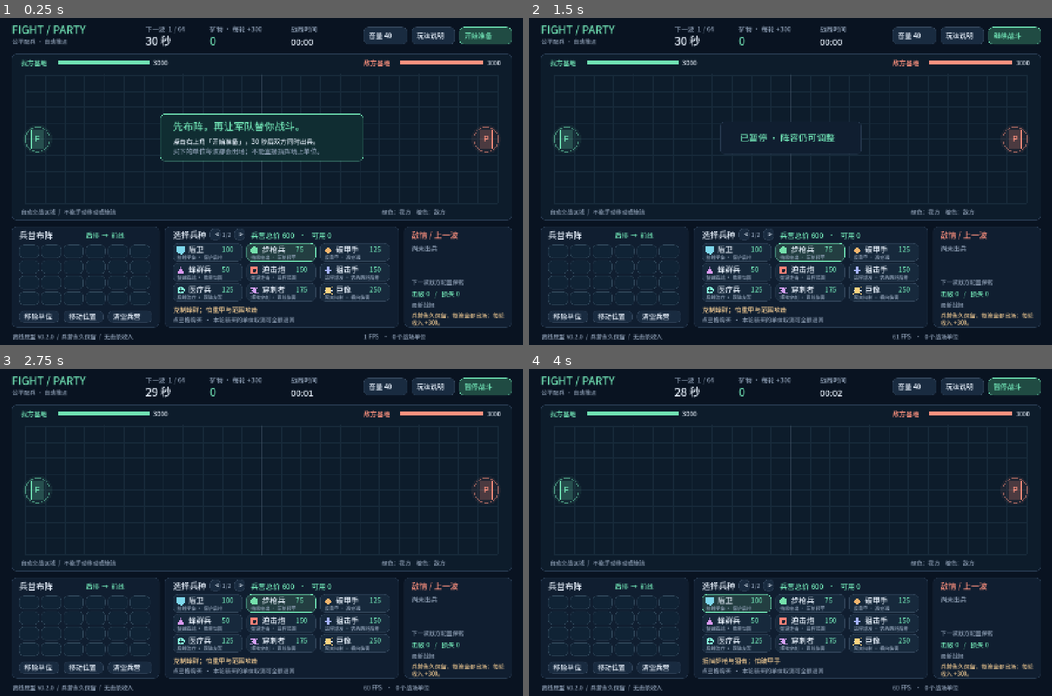
Above: before the commit, frames 1-4 (two rows, left to right).
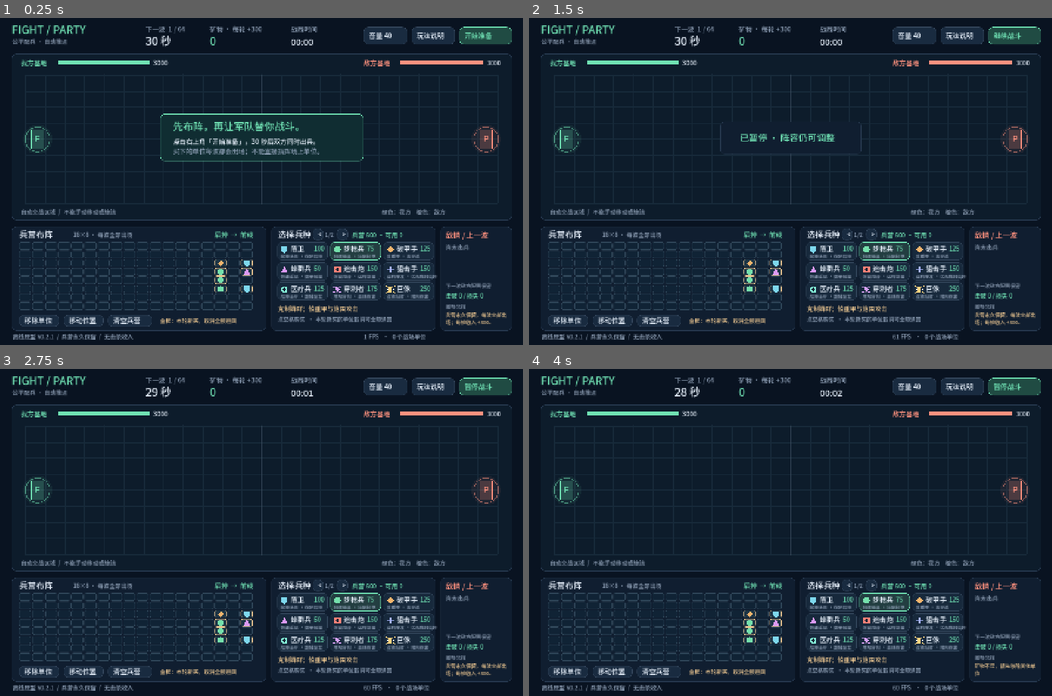
Above: after the commit, the same moments.

Repository: Pickher/FightParty
Game: Godot game, scene res://scenes/main.tscn
The game is run twice, just before and just after one commit, with the same random seed, the same clock (stepped at 60 frames per second) and the same inputs.
Inputs (mouse positions are in pixels of both pictures, inside the frame that each line leads up to):
- Up to frame 1 (0.25 s): no input
- Up to frame 2 (1.5 s): tap Enter at 0.5 s; tap Space at 0.6, 0.77, 1.07, 1.35 s; click (790, 181) at 0.67 s; move the mouse to (685, 197) at 1.27 s; click (685, 197) at 1.42 s
- Up to frame 3 (2.75 s): tap Space at 1.52, 1.82, 2.1 s; move the mouse to (313, 460) at 2.02 s; click (313, 460) at 2.17 s
- Up to frame 4 (4 s): tap Space at 2.75, 2.85, 3.02, 3.32, 3.6, 3.77 s; move the mouse to (764, 597) at 2.77 s; click (764, 597) at 2.92 s; move the mouse to (947, 581) at 3.52 s; click (947, 581) at 3.67 s

The runs differ from the first frame. In frame 1, 9.5% of the frame differs, in the area x 2-98%, y 63-98%; in frame 2, 9.5%; in frame 3, 9.5%; in frame 4, 9.6%.

Commit message:
Expand formation grid to 18x8, speed up spatial queries for large armies (0.2.1)
Co-authored-by: wangzeyu2495 <wangzeyu2495@gmail.com>

Diff:
--- a/project.godot
+++ b/project.godot
@@ -2,7 +2,7 @@
 
 [application]
 config/name="FightParty"
-config/version="0.2.0"
+config/version="0.2.1"
 run/main_scene="res://scenes/main.tscn"
 config/features=PackedStringArray("4.4", "GL Compatibility")
 config/icon="res://assets/icon.svg"
--- a/scripts/battle_sim.gd
+++ b/scripts/battle_sim.gd
@@ -288,7 +288,10 @@
 	var found: Array = []
 	for x in range(floori((pos.x - radius) / BUCKET), floori((pos.x + radius) / BUCKET) + 1):
 		for y in range(floori((pos.y - radius) / BUCKET), floori((pos.y + radius) / BUCKET) + 1):
-			for unit in buckets.get(Vector2i(x,y), []):
+			var bucket = buckets.get(Vector2i(x,y))
+			if bucket == null:
+				continue
+			for unit in bucket:
 				if pos.distance_squared_to(unit.pos) <= radius * radius:
 					found.append(unit)
 	return found
@@ -300,7 +303,10 @@
 	var fy := floori(pos.y / FINE)
 	for x in range(fx - 1, fx + 2):
 		for y in range(fy - 1, fy + 2):
-			for unit in fine_buckets.get(Vector2i(x, y), []):
+			var bucket = fine_buckets.get(Vector2i(x, y))
+			if bucket == null:
+				continue
+			for unit in bucket:
 				if pos.distance_squared_to(unit.pos) <= FINE * FINE:
 					found.append(unit)
 	return found
@@ -308,10 +314,16 @@
 func _weapon_stats(unit: Dictionary) -> Dictionary:
 	return DefenderZone.weapon(self,unit) if catalog[unit.kind].get("skills",{}).has("defender_zone") else catalog[unit.kind]
 
+## 索敌热点：避免 get(key, 默认数组) 每次创建临时容器。
 func _can_hit_unit(unit: Dictionary, other: Dictionary, weapon: Dictionary) -> bool:
-	if not weapon.get("target_layers",["ground"]).has(catalog[other.kind].get("layer","ground")):
+	var layers = weapon.get("target_layers")
+	var layer = catalog[other.kind].get("layer")
+	if layer == null:
+		layer = "ground"
+	if (layer != "ground") if layers == null else not layers.has(layer):
 		return false
-	return not catalog[unit.kind].get("skills",{}).has("defender_zone") or DefenderZone.contains(self,unit,other.pos)
+	var skills = catalog[unit.kind].get("skills")
+	return skills == null or not skills.has("defender_zone") or DefenderZone.contains(self,unit,other.pos)
 
 ## 发现范围是自身射程的 150%；尚未开火时，每步重新选择追击目标。
 ## 开火后优先保持目标，直到其死亡、撤离或离开攻击范围；0 表示尚未锁定。
@@ -336,7 +348,10 @@
 		if not sniper and best_score < float(ring - 1) * BUCKET:
 			break
 		for key in _ring_cells(area, ring):
-			for other in enemies.get(key, []):
+			var bucket = enemies.get(key)
+			if bucket == null or (not sniper and _cell_distance(unit.pos, key) > minf(best_score, radius)):
+				continue
+			for other in bucket:
 				if other.hp <= 0:
 					continue
 				var distance: float = unit.pos.distance_to(other.pos)
@@ -360,7 +375,10 @@
 		if best_distance < float(ring - 1) * BUCKET:
 			break
 		for key in _ring_cells(area, ring):
-			for other in enemies.get(key, []):
+			var bucket = enemies.get(key)
+			if bucket == null or _cell_distance(unit.pos, key) > minf(best_distance, radius):
+				continue
+			for other in bucket:
 				if other.hp <= 0 or catalog[other.kind].get("layer","ground") != "ground":
 					continue
 				var distance: float = unit.pos.distance_to(other.pos)
@@ -370,6 +388,12 @@
 					best = other
 					best_distance = distance
 	return best
+
+## 点到某个空间桶矩形的最短距离；大于当前最佳距离的桶不可能有更近目标。
+func _cell_distance(pos: Vector2, key: Vector2i) -> float:
+	var dx: float = maxf(maxf(float(key.x) * BUCKET - pos.x, pos.x - float(key.x + 1) * BUCKET), 0.0)
+	var dy: float = maxf(maxf(float(key.y) * BUCKET - pos.y, pos.y - float(key.y + 1) * BUCKET), 0.0)
+	return sqrt(dx * dx + dy * dy)
 
 ## 搜索圆的包围盒（按空间桶编号）与需要搜索的环数。
 func _search_area(pos: Vector2, radius: float) -> Dictionary:
@@ -404,7 +428,10 @@
 	var side: Dictionary = team_buckets[team]
 	for x in range(floori((pos.x - radius) / BUCKET), floori((pos.x + radius) / BUCKET) + 1):
 		for y in range(floori((pos.y - radius) / BUCKET), floori((pos.y + radius) / BUCKET) + 1):
-			for unit in side.get(Vector2i(x,y), []):
+			var bucket = side.get(Vector2i(x,y))
+			if bucket == null:
+				continue
+			for unit in bucket:
 				if pos.distance_squared_to(unit.pos) <= radius * radius:
 					found.append(unit)
 	return found
--- a/scripts/catalog.gd
+++ b/scripts/catalog.gd
@@ -12,7 +12,7 @@
 	return JSON.parse_string(FileAccess.get_file_as_string("res://data/units.json"))["units"]
 
 ## 首次进入或保存的阵容超出首波预算时使用的默认军队，总费用 600。
-## kind 为兵种内部 ID，cell 为格子编号：第 0 行是 0～5，第 1 行是 6～11，以此类推。
+## kind 为兵种内部 ID，cell 为格子编号：18 列时第 0 行是 0～17，第 1 行是 18～35，以此类推。
 ## 同一行越靠右越接近前线。若修改兵种价格或起始预算，也要检查此阵容是否合法。
 static func starter() -> Array:
 	return [{"kind":"guard","cell":53},{"kind":"guard","cell":107},
--- a/scripts/main.gd
+++ b/scripts/main.gd
@@ -176,12 +176,12 @@
 	draw_string(FONT, pos, message, HORIZONTAL_ALIGNMENT_LEFT, -1, font_size, color)
 
 ## 绘制圆角面板；StyleBoxFlat 指定背景、边框和圆角。
-func _panel(rect: Rect2, color: Color = PANEL, border: Color = Color("26384e")) -> void:
+func _panel(rect: Rect2, color: Color = PANEL, border: Color = Color("26384e"), radius: int = 12) -> void:
 	var style := StyleBoxFlat.new()
 	style.bg_color = color
 	style.border_color = border
 	style.set_border_width_all(1)
-	style.set_corner_radius_all(12)
+	style.set_corner_radius_all(radius)
 	draw_style_box(style, rect)
 
 ## 绘制按钮，同时将点击矩形和动作名加入 buttons，稍后由 _gui_input 判定点击。
@@ -223,7 +223,7 @@
 	_button(Rect2(1264,24,144,48),"开始准备" if not started else ("继续战斗" if paused else "暂停战斗"),"start",true)
 	_draw_battle()
 	_draw_editor()
-	_text(Vector2(34,882),"离线原型 v0.2.0  /  兵营永久保留  /  无击杀收入",16,MUTED)
+	_text(Vector2(34,882),"离线原型 v0.2.1  /  兵营永久保留  /  无击杀收入",16,MUTED)
 	_text(Vector2(1000,882),"%d FPS   ·   %d 个战场单位" % [Engine.get_frames_per_second(),sim.units.size()],16,MUTED)
 	if not started:
 		_panel(Rect2(440,263,560,130), Color("102d32"), MINT)
@@ -387,69 +387,84 @@
 		_:
 			draw_circle(p,radius,color)
 
-## 绘制 6×4 布阵格子、兵种卡片、预算与敌情；敌情只使用上一波公开阵容。
+## 按 rules 的列数×行数绘制兵营格子、兵种卡片、矿物与敌情；敌情只使用上一波公开阵容。
 func _draw_editor() -> void:
-	_panel(Rect2(32,573,406,277))
-	_text(Vector2(52,606),"兵营布阵",23)
-	_text(Vector2(235,604),"后排  →  前线",18,MINT)
-	# 把阵容转为“格子编号 → 兵种”的字典，方便逐格绘制。
+	var columns: int = int(sim.rules.columns)
+	var rows: int = int(sim.rules.rows)
+	_panel(Rect2(32,573,700,287))
+	_text(Vector2(52,604),"兵营布阵",23)
+	_text(Vector2(200,602),"%d×%d · 每波全部出场" % [columns,rows],16,MUTED)
+	_text(Vector2(590,602),"后排  →  前线",18,MINT)
+	# 把兵营转为“格子编号 → 兵营格”的字典，方便逐格绘制。
 	var occupied := {}
 	for slot in sim.formations[0]:
-		occupied[int(slot.cell)] = slot.kind
-	for cell in range(24):
-		var rect := Rect2(52+(cell%6)*61,623+(cell/6)*43,55,37)
-		_panel(rect,Color("1c3445") if occupied.has(cell) else Color("102335"),MINT if cell == move_source else Color("30475a"))
+		occupied[int(slot.cell)] = slot
+	# 网格区域固定 646×189，按列数与行数等分；金色边框表示本轮新买、取消可全额退回。
+	var pitch := Vector2(646.0 / columns, 189.0 / rows)
+	for cell in range(columns * rows):
+		var rect := Rect2(Vector2(52,616) + Vector2(cell % columns, cell / columns) * pitch, pitch - Vector2(3,3))
+		var border: Color = Color("30475a")
+		if cell == move_source:
+			border = MINT
+		elif occupied.has(cell) and not bool(occupied[cell].deployed):
+			border = Color("e6c28e")
+		_panel(rect,Color("1c3445") if occupied.has(cell) else Color("102335"),border,4)
 		if occupied.has(cell):
-			_draw_unit(rect.get_center(),occupied[cell],Color(sim.catalog[occupied[cell]].color),11)
+			_draw_unit(rect.get_center(),occupied[cell].kind,Color(sim.catalog[occupied[cell].kind].color),minf(rect.size.y*0.4,11))
 		buttons.append({"rect":rect,"action":"cell:%d" % cell})
-	_button(Rect2(52,805,110,32),"移除单位","erase",selected=="erase")
-	_button(Rect2(174,805,110,32),"移动位置","move",selected=="move")
-	_button(Rect2(296,805,122,32),"清空兵营","clear")
-	_panel(Rect2(453,573,644,277))
-	_text(Vector2(475,605),"选择兵种",23)
-	var page_count := ceili(float(sim.catalog.size()) / UNITS_PER_PAGE)
+	_button(Rect2(52,816,110,32),"移除单位","erase",selected=="erase")
+	_button(Rect2(174,816,110,32),"移动位置","move",selected=="move")
+	_button(Rect2(296,816,122,32),"清空兵营","clear")
+	_text(Vector2(440,838),"金框：本轮新买，取消全额退回",15,Color("e6c28e"))
+	_panel(Rect2(746,573,452,287))
+	_text(Vector2(764,604),"选择兵种",23)
+	var kinds: Array = _shop_kinds()
+	var page_count := ceili(float(kinds.size()) / UNITS_PER_PAGE)
 	if page_count > 1:
-		_button(Rect2(577,579,30,32),"<","units_prev")
-		_text(Vector2(611,602),"%d/%d" % [unit_page+1,page_count],15,MUTED)
-		_button(Rect2(644,579,30,32),">","units_next")
+		_button(Rect2(860,579,30,32),"<","units_prev")
+		_text(Vector2(894,602),"%d/%d" % [unit_page+1,page_count],15,MUTED)
+		_button(Rect2(927,579,30,32),">","units_next")
 	var cost: int = sim.formation_cost(sim.formations[0])
-	_text(Vector2(690,605),"兵营总价 %d   ·   可用 %d" % [cost,int(sim.minerals[0])],20,MINT)
+	_text(Vector2(968,603),"兵营 %d · 可用 %d" % [cost,int(sim.minerals[0])],17,MINT)
 	var i := 0
-	var kinds: Array = sim.catalog.keys()
 	for kind in kinds.slice(unit_page*UNITS_PER_PAGE,(unit_page+1)*UNITS_PER_PAGE):
 		var stats: Dictionary = sim.catalog[kind]
-		var rect := Rect2(475+(i%3)*203,619+(i/3)*55,191,50)
+		var rect := Rect2(762+(i%3)*146,616+(i/3)*55,140,50)
 		_panel(rect,Color("233e41") if selected==kind else Color("17293c"),MINT if selected==kind else Color("304358"))
-		_draw_unit(rect.position+Vector2(22,20),kind,Color(stats.color),10)
-		_text(rect.position+Vector2(43,25),stats.name,21)
-		_text(rect.position+Vector2(135,24),str(int(stats.cost)),18,MINT)
-		_text(rect.position+Vector2(12,44),str(stats.role),13,MUTED)
+		_draw_unit(rect.position+Vector2(20,20),kind,Color(stats.color),9)
+		_text(rect.position+Vector2(37,25),stats.name,19)
+		_text(rect.position+Vector2(102,24),str(int(stats.cost)),16,MINT)
+		_text(rect.position+Vector2(10,44),str(stats.role),12,MUTED)
 		buttons.append({"rect":rect,"action":"select:"+kind})
 		i += 1
 	if sim.catalog.has(selected):
-		_text(Vector2(475,809),sim.catalog[selected].counter,18,Color("e6c28e"))
-		_text(Vector2(475,836),"点空格购买  ·  本轮新买的单位取消可全额退回",16,MUTED)
+		_text(Vector2(764,806),sim.catalog[selected].counter,17,Color("e6c28e"))
+		_text(Vector2(764,834),"点空格购买  ·  本轮新买的单位取消可全额退回",15,MUTED)
 	else:
-		_text(Vector2(475,809),"点击要取消的单位；已出场过的不退款" if selected=="erase" else "先点单位，再点目标格；占用格会交换，免费。",18,MINT)
-	_panel(Rect2(1112,573,296,277))
-	_text(Vector2(1132,605),"敌情 / 上一波",22,CORAL)
+		_text(Vector2(764,806),"点击要取消的单位；已出场过的不退款" if selected=="erase" else "先点单位，再点目标格；占用格会交换，免费。",17,MINT)
+	_panel(Rect2(1212,573,196,287))
+	_text(Vector2(1226,604),"敌情 / 上一波",20,CORAL)
 	var counts: Dictionary = {}
 	for slot in sim.last_formations[1]:
 		counts[slot.kind] = int(counts.get(slot.kind,0))+1
 	if counts.is_empty():
-		_text(Vector2(1132,640),"尚未出兵",18,MUTED)
+		_text(Vector2(1226,636),"尚未出兵",16,MUTED)
 	else:
 		var n := 0
 		for kind in counts:
-			_text(Vector2(1132+(n%2)*130,631+(n/2)*16),"%s ×%d" % [sim.catalog[kind].name,counts[kind]],16)
+			_text(Vector2(1226+(n%2)*92,630+(n/2)*17),"%s×%d" % [sim.catalog[kind].name,counts[kind]],14)
 			n+=1
-	_text(Vector2(1132,732),"下一波敌方配置保密",16,MUTED)
-	_text(Vector2(1132,765),"击破 %d   /   损失 %d" % [sim.kills[0],sim.kills[1]],18,MINT)
-	_text(Vector2(1132,795),"最新战报",16,MUTED)
+	_text(Vector2(1226,742),"下一波敌方配置保密",14,MUTED)
+	_text(Vector2(1226,770),"击破 %d / 损失 %d" % [sim.kills[0],sim.kills[1]],16,MINT)
+	_text(Vector2(1226,798),"最新战报",14,MUTED)
 	var message: String = messages[0]
-	_text(Vector2(1132,824),message.left(16),16,Color("e6c28e"))
-	if message.length()>16:
-		_text(Vector2(1132,844),message.substr(16,16),16,Color("e6c28e"))
+	_text(Vector2(1226,822),message.left(12),14,Color("e6c28e"))
+	if message.length()>12:
+		_text(Vector2(1226,842),message.substr(12,12),14,Color("e6c28e"))
+
+## 可购买的兵种卡片（排除结构体），顺序与 units.json 一致。
+func _shop_kinds() -> Array:
+	return sim.catalog.keys().filter(func(kind): return not bool(sim.catalog[kind].get("structure", false)))
 
 ## 绘制说明弹层，并清空底层点击区域，防止点说明时误操作后面的配兵格。
 func _draw_help() -> void:
@@ -536,11 +551,11 @@
 			_commit(formation, true)
 	elif not sim.finished:
 		if action == "units_prev" or action == "units_next":
-			var page_count := ceili(float(sim.catalog.size()) / UNITS_PER_PAGE)
+			var page_count := ceili(float(_shop_kinds().size()) / UNITS_PER_PAGE)
 			unit_page = posmod(unit_page + (1 if action == "units_next" else -1),page_count)
 		elif action.begins_with("select:"):
 			selected = action.get_slice(":",1)
-			var index: int = sim.catalog.keys().find(selected)
+			var index: int = _shop_kinds().find(selected)
 			if index >= 0:
 				unit_page = index / UNITS_PER_PAGE
 			move_source = -1
--- a/scripts/skills/line_attack.gd
+++ b/scripts/skills/line_attack.gd
@@ -1,6 +1,8 @@
 extends RefCounted
 const MultiAttack = preload("res://scripts/skills/multi_attack.gd")
 const OnHitSlow = preload("res://scripts/skills/on_hit_slow.gd")
+# 单位一步的最大位移（约 5）加余量，用于缩小波前扫过区域的候选范围。
+const MOVE_MARGIN := 12.0
 
 ## 一个普通攻击周期生成 count 条独立传播轨迹；每条有自己的命中记录。
 ## forward 从自身出发；transverse 以目标位置为中心，垂直于开火方向扫过。
@@ -51,10 +53,14 @@
 			continue
 		var next_distance := minf(float(wave.length), float(wave.distance) + float(wave.speed) * dt)
 		var duration_fraction: float = (next_distance - float(wave.distance)) / (float(wave.speed) * dt)
-		for victim in sim.units:
-			if victim.team == wave.team or wave.hit_ids.has(victim.id):
+		# 只检查前沿本步扫过区域附近的敌人；单位一步最多移动约 5，留 MOVE_MARGIN 余量。
+		var layers: Array = wave.get("target_layers",["ground"])
+		var middle: float = (float(wave.distance) + next_distance) * 0.5
+		var sweep_radius: float = Vector2((next_distance - float(wave.distance)) * 0.5, float(wave.half_width)).length() + MOVE_MARGIN
+		for victim in sim.nearby_team(wave.origin + wave.direction * middle, sweep_radius, 1 - int(wave.team)):
+			if wave.hit_ids.has(victim.id):
 				continue
-			if not wave.get("target_layers",["ground"]).has(sim.catalog[victim.kind].get("layer","ground")):
+			if not layers.has(sim.catalog[victim.kind].get("layer","ground")):
 				continue
 			var finish: Vector2 = victim.pos.lerp(moves.get(victim.id,victim.pos),duration_fraction)
 			if crosses(wave, victim.pos, finish, next_distance):
--- a/tests/test_sim.gd
+++ b/tests/test_sim.gd
@@ -39,6 +39,7 @@
 	_marauders()
 	_stimulant_and_slow()
 	_liberators()
+	_spatial_equivalence()
 	_economy()
 	_final_phase()
 	var sim = Sim.new()
@@ -940,3 +941,62 @@
 	var empty = Sim.new()
 	ticks(empty,64*600)
 	check(empty.finished and empty.winner==-1 and empty.wave==64,"default match runs 64 waves")
+
+## 加速后的索敌必须与逐个比较的暴力搜索结果完全一致（含狙击手评分、空地层、防卫圈与同距 ID）。
+func _spatial_equivalence() -> void:
+	var rng := RandomNumberGenerator.new()
+	rng.seed = 99
+	var kinds: Array = Catalog.units().keys()
+	var mismatches := 0
+	var compared := 0
+	for trial in range(6):
+		var sim = Sim.new()
+		for i in range(160):
+			var unit = sim.spawn_unit(i % 2, kinds[rng.randi_range(0, kinds.size()-1)], Vector2(rng.randf_range(30,1170), rng.randf_range(20,380)))
+			if unit.has("siege_state") and rng.randf() < 0.5:
+				unit.siege_state = "deployed"
+				unit.defender_center = unit.pos + Vector2(rng.randf_range(-300,300), rng.randf_range(-100,100))
+		# 制造同距并列：复制位置，让 ID 决定先后。
+		sim.units[3].pos = sim.units[5].pos
+		sim._build_buckets()
+		for unit in sim.units:
+			unit.locked_target_id = 0
+			var expected := _brute_target(sim, unit)
+			var actual: Dictionary = sim._target(unit)
+			compared += 1
+			if actual.get("id", 0) != expected.get("id", 0):
+				mismatches += 1
+			var ground := _brute_ground(sim, unit, 300.0)
+			if sim.nearest_ground_enemy(unit, 300.0).get("id", 0) != ground.get("id", 0):
+				mismatches += 1
+	check(mismatches == 0 and compared == 960, "spatial target search matches brute force (%d mismatches)" % mismatches)
+
+func _brute_target(sim, unit: Dictionary) -> Dictionary:
+	var weapon: Dictionary = sim._weapon_stats(unit)
+	var radius: float = float(weapon.range) * 1.5
+	var best: Dictionary = {}
+	var best_score := INF
+	for other in sim.units:
+		if other.team == unit.team or other.hp <= 0 or unit.pos.distance_to(other.pos) > radius or not sim._can_hit_unit(unit, other, weapon):
+			continue
+		var score: float = unit.pos.distance_to(other.pos)
+		if unit.kind == "sniper":
+			score = score * 0.1 + float(sim.catalog[other.kind].hp) * 0.2
+		if score < best_score or (is_equal_approx(score, best_score) and int(other.id) < int(best.get("id", 2147483647))):
+			best = other
+			best_score = score
+	return best
+
+func _brute_ground(sim, unit: Dictionary, radius: float) -> Dictionary:
+	var best: Dictionary = {}
+	var best_distance := INF
+	for other in sim.units:
+		if other.team == unit.team or other.hp <= 0 or sim.catalog[other.kind].get("layer","ground") != "ground":
+			continue
+		var distance: float = unit.pos.distance_to(other.pos)
+		if distance > radius:
+			continue
+		if distance < best_distance or (is_equal_approx(distance, best_distance) and int(other.id) < int(best.get("id", 2147483647))):
+			best = other
+			best_distance = distance
+	return best
Binary file changed: assets/NotoSansSC.ttf
Not shown, changed: export_presets.cfg
Not shown, changed: docs/ARCHITECTURE.md
Not shown, changed: docs/DESIGN.md
Not shown, changed: docs/DEVELOPMENT.md
Not shown, changed: docs/TEST_REPORT.md
